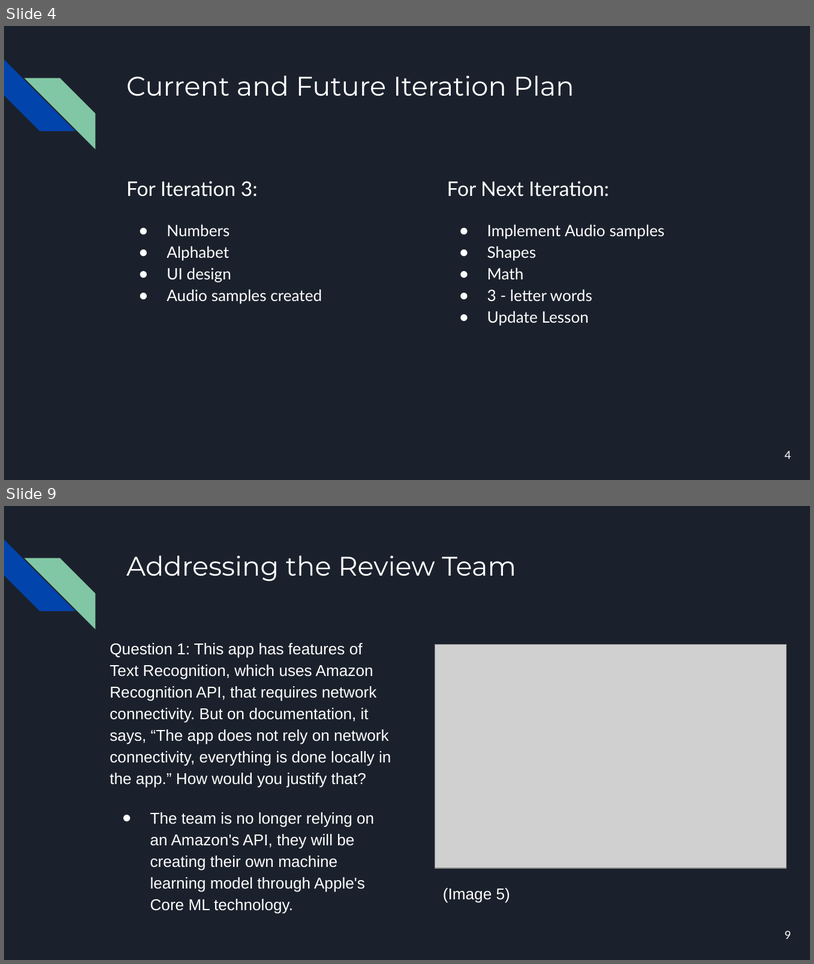
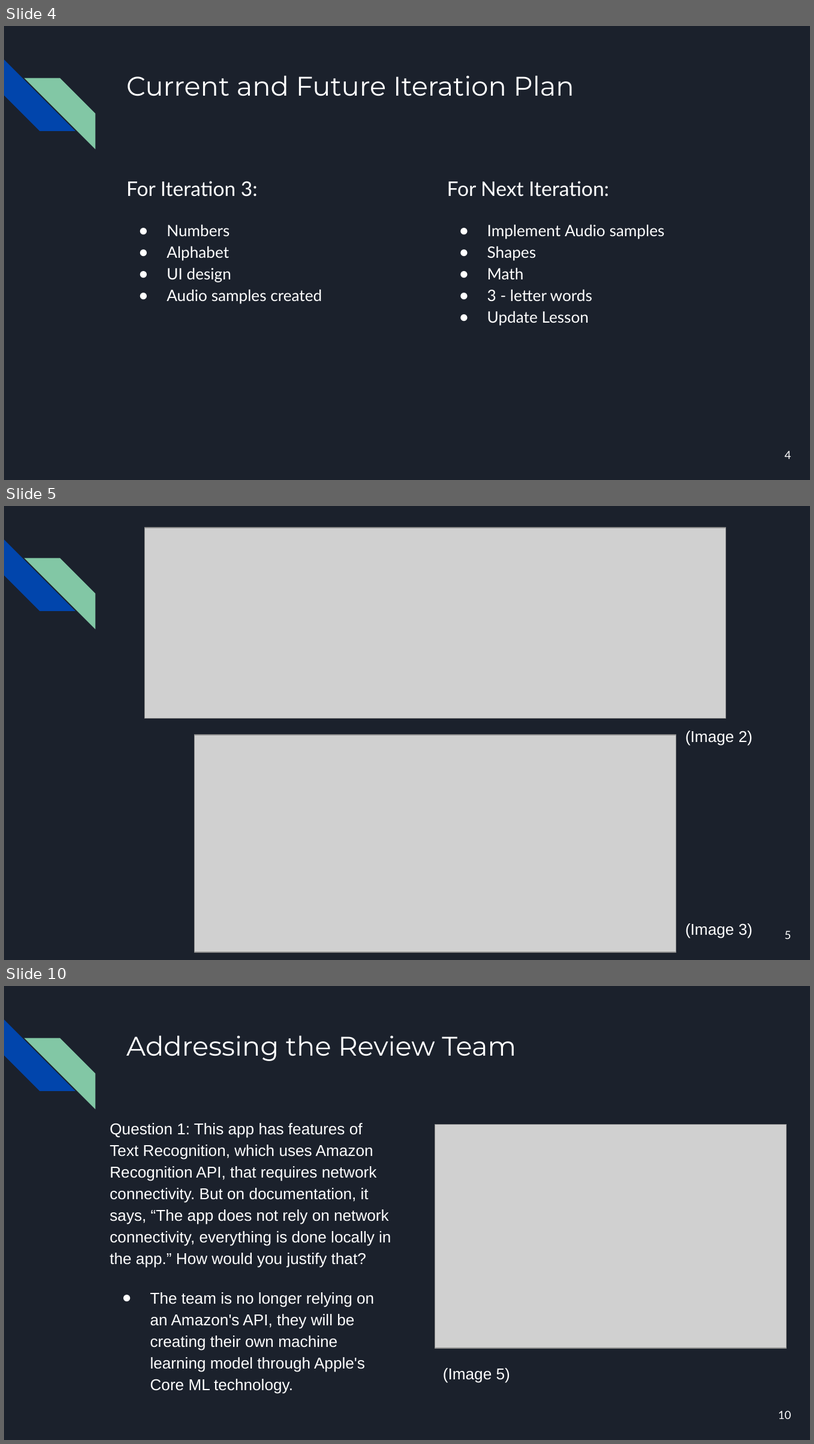
Before and after one commit to zacherygentry/CSE-3311, a slide deck: iteration3Phase/Iteration 3.pptx. Shown one above the other, each under a label of ours: slides 4 and 9 before the commit, slides 4, 5 and 10 after it; the slides between them are not shown. The pictures are 814x964 and 814x1444 pixels, drawn with LibreOffice and Linux fonts; fonts in the diff are those of the drawing; grey boxes stand for pictures. Boxes give left, top, right and bottom in pixels: in the first picture for what was removed or moved away, otherwise in the second. Text is boxed around its words. In the diff, an @@ line names an element or a change of style, - is before the commit and + after.

```diff
--- a/iteration3Phase/Iteration 3.pptx
+++ b/iteration3Phase/Iteration 3.pptx
@@ slide 5 added at bbox=[4, 506, 810, 960], background #1B212C; not listed: 2 template elements that a slide beside it also shows @@
@@ picture added at bbox=[145, 528, 726, 718] @@
@@ picture added at bbox=[194, 735, 676, 952] @@
@@ text added at bbox=[686, 730, 753, 745], 14 pt, text #FFFFFF @@
+(Image 2)
@@ text added at bbox=[686, 923, 753, 938], 14 pt, text #FFFFFF @@
+(Image 3)
@@ page number added at bbox=[785, 930, 792, 939], 10 pt, text #FFFFFF @@
+5
@@ what was slide 9 is now slide 10 @@
@@ page number at bbox=[779, 1410, 792, 1419]: text changed @@
-9
+10
```
Also in this commit, not shown: 3 slides changed, 2 other slides added, 2 slides removed, 3 other files.
